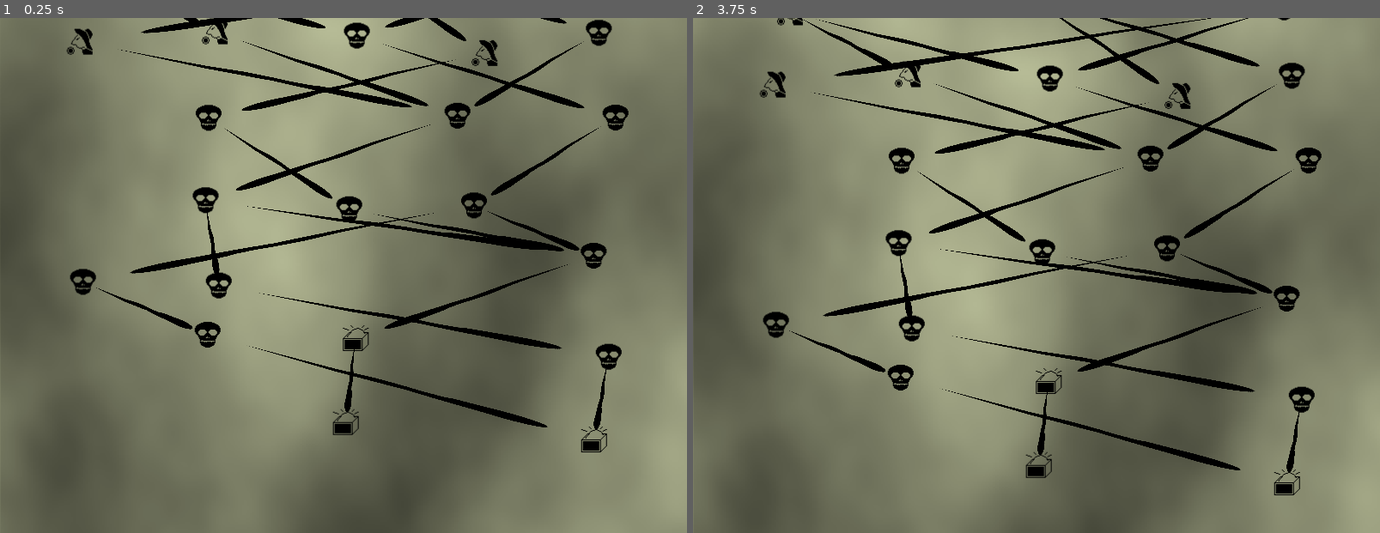
Above: before the commit, frames 1-2 (left to right).
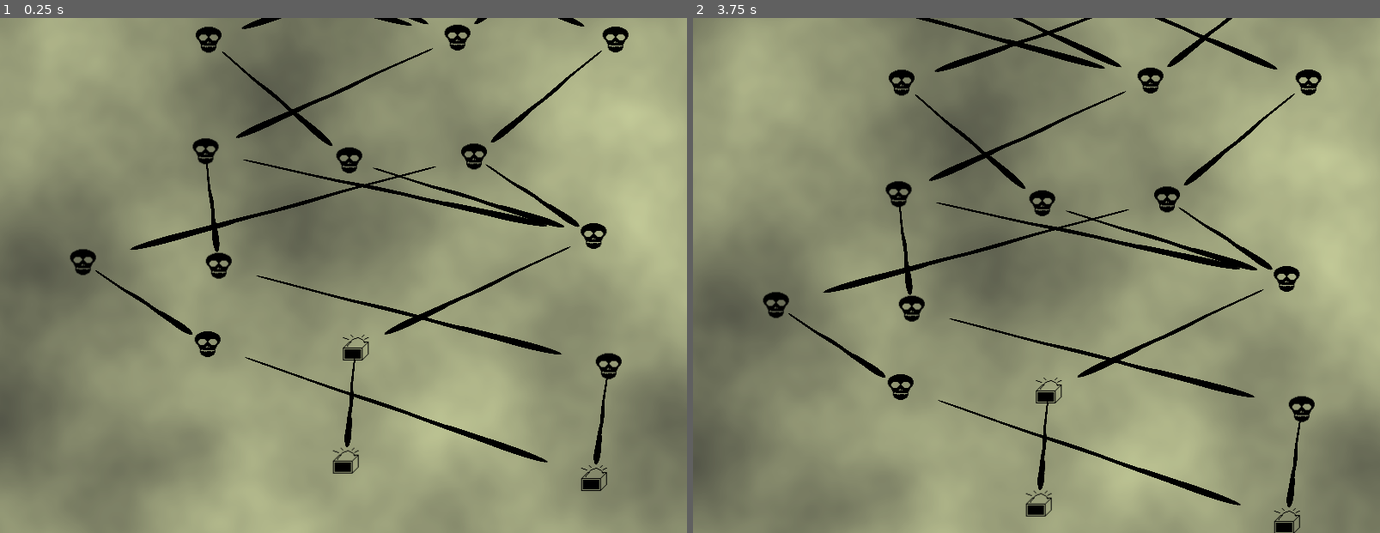
Above: after the commit, the same moments.

Repository: GrueGoblin/RogueliteMap
Game: Godot game, scene res://Game/Scenes/Map/InPlay.tscn
Two runs of this game, one before a commit and one after it. Both use one fixed random seed, a clock stepped at 60 frames per second and the inputs below. The project has no main scene, so this scene is started directly.
Inputs (mouse positions are in pixels of both pictures, inside the frame that each line leads up to):
- Up to frame 1 (0.25 s): no input
- Up to frame 2 (3.75 s): click (1036, 419) at 0.52 s; click (1036, 419) at 1.27 s; click (1036, 419) at 2.02 s; tap Enter at 2.75 s; move the mouse to (1187, 249) at 2.77 s; tap Mouse wheel down (wheel_down) at 2.85 s; tap Space at 3.5 s; move the mouse to (899, 301) at 3.52 s; tap Mouse wheel up (wheel_up) at 3.6 s

The runs differ from the first frame. In frame 1, 69% of the frame differs, in the area x 0-100%, y 0-100%; in frame 2, 66%.

Commit message:
Size fixes

Diff:
--- a/Game/Models/Location.gd
+++ b/Game/Models/Location.gd
@@ -16,7 +16,7 @@
 	emit_changed()
 
 func calculate_position():
-	actual_position = Vector2(position.x * 150 + 100, 900 - position.y * 90) + Vector2(rand_range(-spread,spread), rand_range(-spread,spread))
+	actual_position = Vector2(position.x * 150 + 100, 1200 - position.y * 124) + Vector2(rand_range(-spread,spread), rand_range(-spread,spread))
 
 func set_position(value):
 	position = value
--- a/Game/Scenes/Map/InPlay.gd
+++ b/Game/Scenes/Map/InPlay.gd
@@ -6,7 +6,7 @@
 const mouse_sensitivity = 50
 
 const edge_up = 300
-const edge_down = 725
+const edge_down = 1280-300
 
 func _ready():
 	var m = Map.new()
--- a/Game/Scenes/Map/InPlay.tscn
+++ b/Game/Scenes/Map/InPlay.tscn
@@ -10,20 +10,24 @@
 lacunarity = 1.59
 
 [sub_resource type="NoiseTexture" id=2]
+width = 800
+height = 1280
 noise = SubResource( 1 )
 
 [node name="Node2D" type="Node2D" groups=["MapContext"]]
 script = ExtResource( 1 )
 
+[node name="ColorRect" type="ColorRect" parent="."]
+margin_right = 800.0
+margin_bottom = 1280.0
+
 [node name="TestBck" type="Sprite" parent="."]
-modulate = Color( 0.972549, 1, 0.8, 1 )
-position = Vector2( 0, 0.999969 )
-scale = Vector2( 1.56641, 2.00195 )
+modulate = Color( 0.956863, 1, 0.686275, 0.835294 )
 texture = SubResource( 2 )
 centered = false
 
 [node name="Camera2D" type="Camera2D" parent="."]
-position = Vector2( 400, 725 )
+position = Vector2( 400, 980 )
 current = true
 limit_top = 0
 
Binary file changed: Game/Graphics/MapConnection/Connect.png
